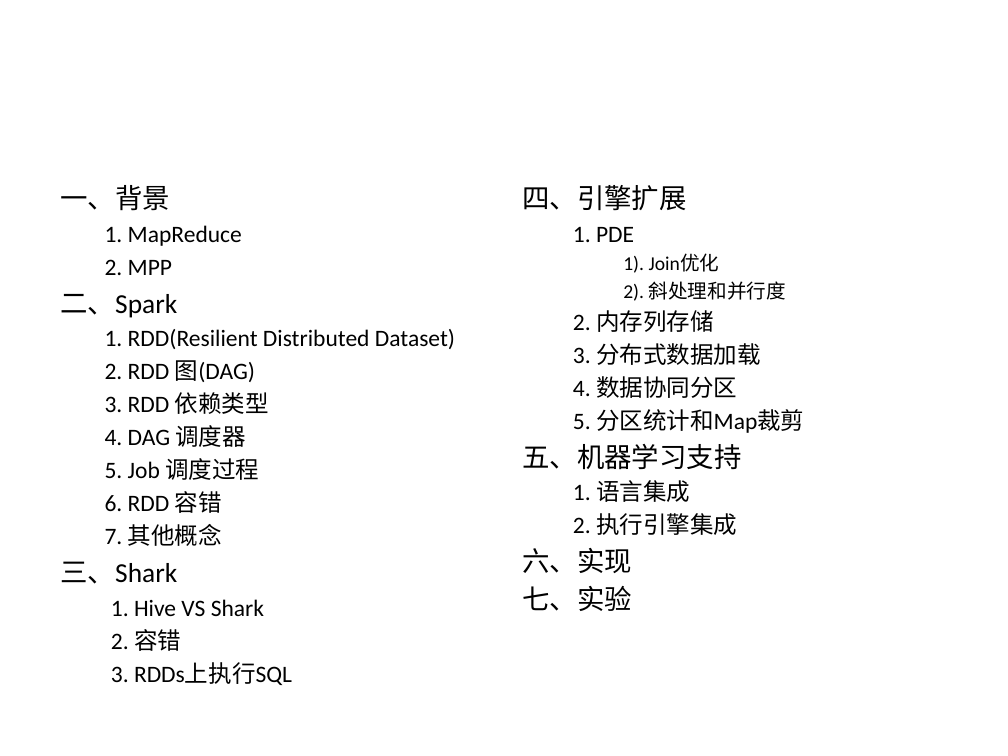
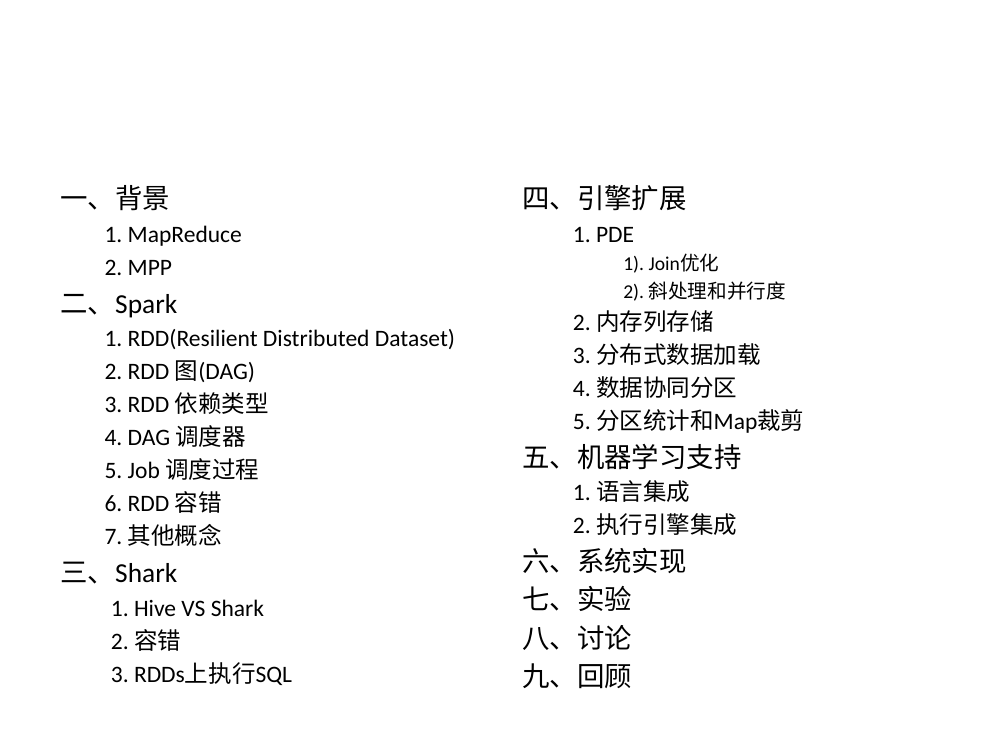
Before and after one commit to wuxingdexian/seminar, a slide deck: slide 3 of 整合.pptx. Drawn at 1008x756 pixels with LibreOffice and Linux fonts; fonts in the diff are those of the drawing. Boxes give left, top, right and bottom in pixels: in the first picture for what was removed or moved away, otherwise in the second. Text is boxed around its words. In the diff, an @@ line names an element or a change of style, - is before the commit and + after.

```diff
--- a/整合.pptx
+++ b/整合.pptx
@@ text at (522, 548, 686, 573): text changed @@
-六、实现
+六、系统实现
@@ text at (522, 625, 632, 689): paragraphs added @@
+八、讨论
+九、回顾
```
Also in this commit, not shown: 9 other slides changed, 14 slides added, 3 slides removed, 3 other files.
